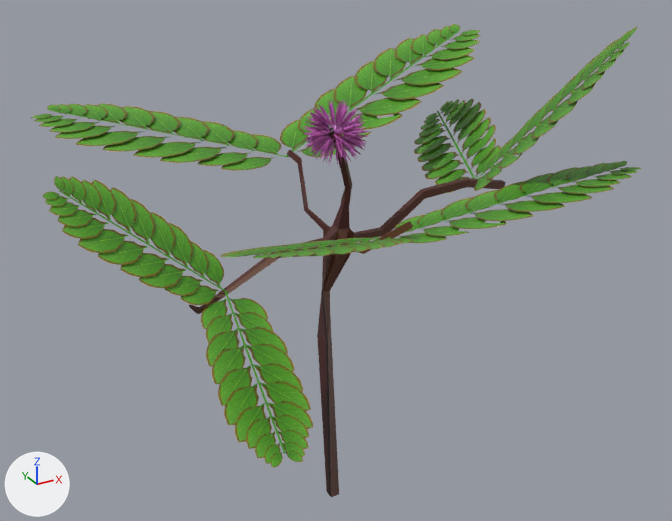
The glTF model models/MORIVIVI.glb: old version first, new version second.
The view is the same before and after, from a 50 mm camera at (-3.55, -6.48, 5.6) aimed at (0.19, 0.31, 2.2). The lights are fixed; the arrows at lower left show +X, +Y and +Z. Where no turn or scale is listed for an object, it has been applied to the vertices.

The older version as bpy lines, for what is in view:
```python
ob_cube = bpy.data.objects.new('Cube', me_cube_001)
ob_cube.location = (0.011, -0.005, 0.017)
ob_hoja_1 = bpy.data.objects.new('hOJA 1', me_plane)
ob_hoja_1.location = (0.011, -0.005, 0.017)
ob_hoja_1_001 = bpy.data.objects.new('hOJA 1.001', me_plane_008)
ob_hoja_1_001.location = (0.011, -0.005, 0.017)
ob_hoja_1_002 = bpy.data.objects.new('hOJA 1.002', me_plane_009)
ob_hoja_1_002.location = (0.011, -0.005, 0.017)
ob_hoja_1_003 = bpy.data.objects.new('hOJA 1.003', me_plane_010)
ob_hoja_1_003.location = (0.011, -0.005, 0.017)
ob_hoja_1_004 = bpy.data.objects.new('hOJA 1.004', me_plane_011)
ob_hoja_1_004.location = (0.011, -0.005, 0.017)
ob_hoja_1_005 = bpy.data.objects.new('hOJA 1.005', me_plane_012)
ob_hoja_1_005.location = (0.011, -0.005, 0.017)
ob_mesh = bpy.data.objects.new('Mesh', me_mesh_001)
ob_mesh.location = (0.0, 0.0, 0.0)
ob_sphere = bpy.data.objects.new('Sphere', me_sphere)
ob_sphere.location = (0.011, -0.005, 0.017)
# also in view: 'hOJA 1.007' at (1.46, -0.91, 3.68); 'hOJA 1.006' at (-0.9, 1.82, 3.15)
```
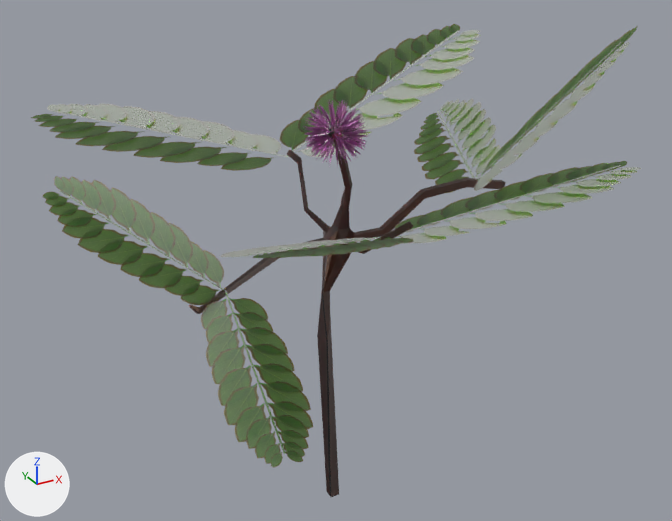
Where the newer file only moved an object's origin or applied its transform, the numbers keep the older frame.

Boxes [x1, y1, x2, y2] around the edits, measured in the pictures (672 x 521 px):
'hOJA 1.001', surface changed
    both: [201, 292, 313, 468]
'hOJA 1.002', surface changed
    both: [42, 176, 228, 305]
'hOJA 1.006', surface changed
    both: [31, 104, 289, 171]
'hOJA 1', surface changed
    both: [280, 24, 480, 157]
'Cube', surface changed
    both: [189, 139, 505, 496]
'hOJA 1.004', surface changed
    both: [394, 161, 641, 243]
'hOJA 1.005', surface changed
    both: [414, 99, 501, 193]
'hOJA 1.007', surface changed
    both: [474, 26, 638, 191]
'Mesh', surface changed
    both: [303, 99, 368, 164]
'hOJA 1.003', surface changed
    both: [221, 237, 413, 258]
'Sphere', surface changed
    both: [328, 125, 343, 140]

The edits, one by one:
Picture 'Material.015' (img_material_015) is new.
Picture 'Material.001' (img_material_001) is new.
Material 'Material.001' (mat_material_001) changes its picture from img_mimosapiduca_col to img_material_001.
In material 'Material.001' (mat_material_001), transmission_weight is now set to 1.0.
Material 'Material.008' (mat_material_008) changes its picture from img_mimosapiduca_col to img_material_001.
In material 'Material.008' (mat_material_008), transmission_weight is now set to 1.0.
Material 'Material.009' (mat_material_009) changes its picture from img_mimosapiduca_col to img_material_001.
In material 'Material.009' (mat_material_009), transmission_weight is now set to 1.0.
Material 'Material.010' (mat_material_010) changes its picture from img_mimosapiduca_col to img_material_001.
In material 'Material.010' (mat_material_010), transmission_weight is now set to 1.0.
Material 'Material.011' (mat_material_011) changes its picture from img_mimosapiduca_col to img_material_001.
In material 'Material.011' (mat_material_011), transmission_weight is now set to 1.0.
Material 'Material.012' (mat_material_012) changes its picture from img_mimosapiduca_col to img_material_001.
In material 'Material.012' (mat_material_012), transmission_weight is now set to 1.0.
Material 'Material.013' (mat_material_013) changes its picture from img_mimosapiduca_col to img_material_001.
In material 'Material.013' (mat_material_013), transmission_weight is now set to 1.0.
Material 'Material.014' (mat_material_014) changes its picture from img_mimosapiduca_col to img_material_001.
In material 'Material.014' (mat_material_014), transmission_weight is now set to 1.0.
Material 'Material.015' (mat_material_015) changes its picture from img_flower_col to img_material_015.
In material 'Material.015' (mat_material_015), transmission_weight is now set to 1.0.
